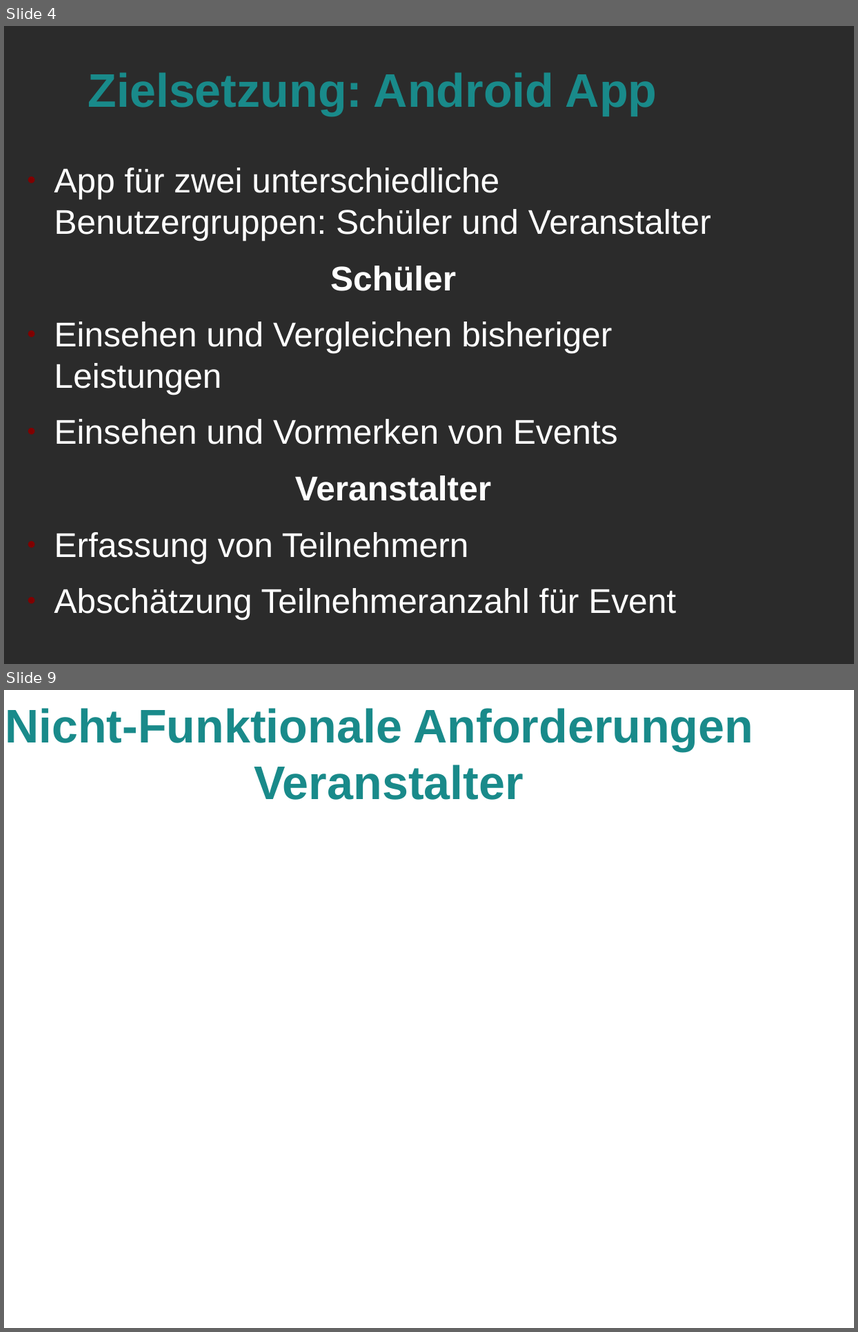
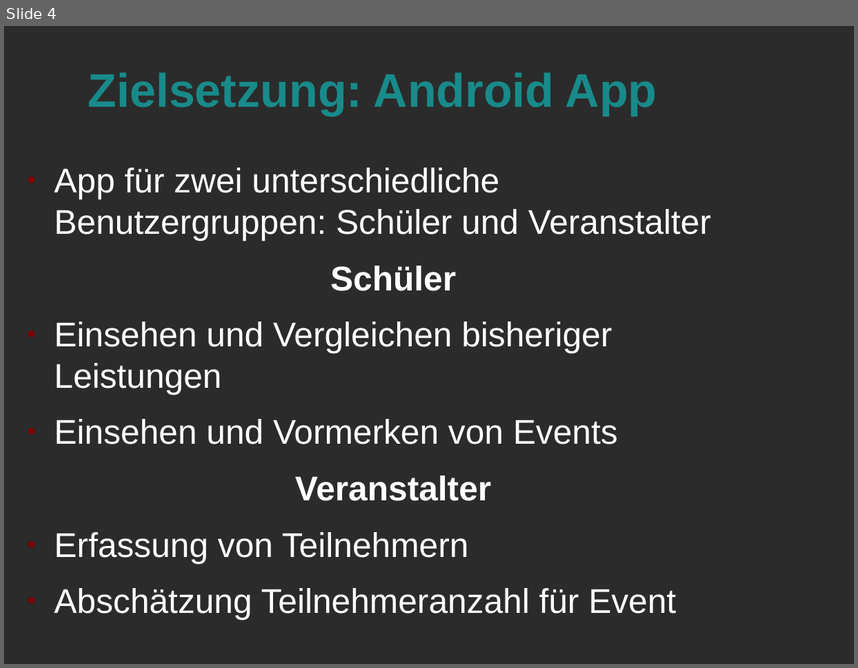
Before and after one commit to Marcel2603/hg17b, a slide deck: Dokumente/Review 1 Praesentation/Review 1.odp. Shown one above the other, each under a label of ours: slides 4 and 9 before the commit, slide 4 after it; the slides between them are not shown. The pictures are 858x1332 and 858x668 pixels, drawn with LibreOffice and Linux fonts; fonts in the diff are those of the drawing; background and template pictures are left out; a plain dark background stands for a picture behind light text. Boxes give left, top, right and bottom in pixels: in the first picture for what was removed or moved away, otherwise in the second. Text is boxed around its words. In the diff, an @@ line names an element or a change of style, - is before the commit and + after.

```diff
--- a/Dokumente/Review 1 Praesentation/Review 1.odp
+++ b/Dokumente/Review 1 Praesentation/Review 1.odp
@@ slide 9 removed at (x1=4, y1=690, x2=854, y2=1328), background picture (left out) @@
@@ title removed at (x1=5, y1=708, x2=754, y2=800) @@
-Nicht-Funktionale Anforderungen
-Veranstalter
```
Also in this commit, not shown: 3 slides changed, 4 slides added, 4 other slides removed.
